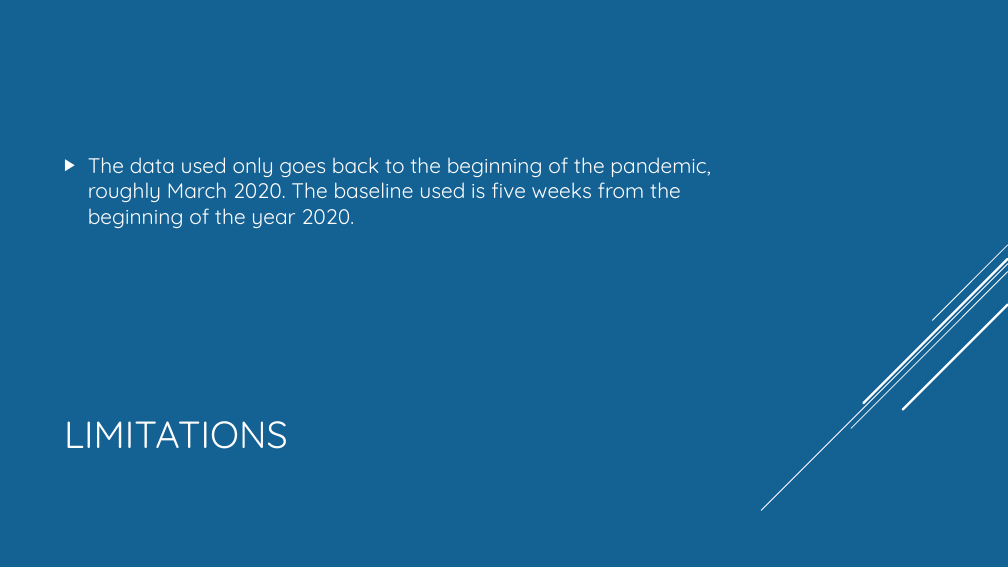
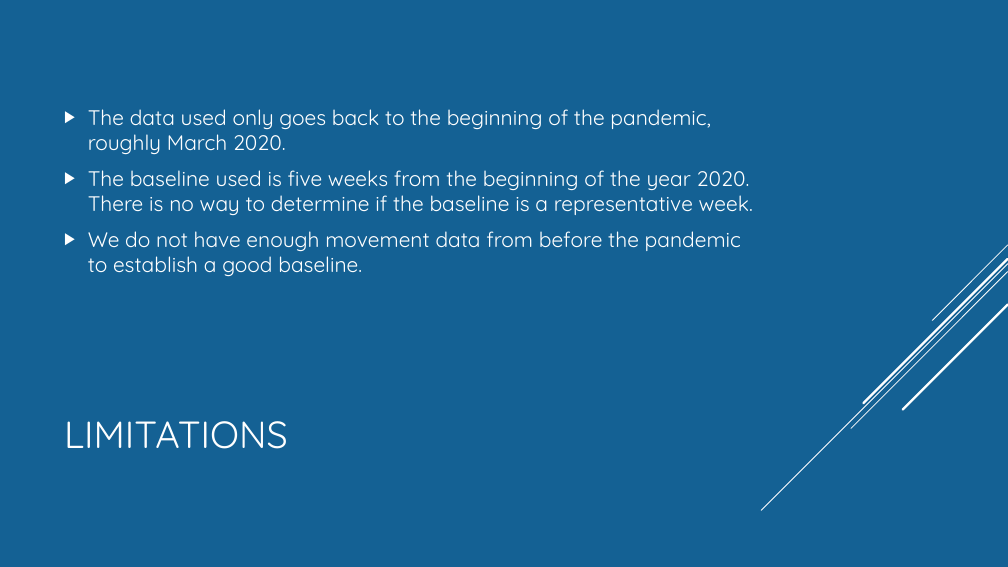
Before and after one commit to Munseaux/Pandemic-Movement, a slide deck: slide 4 of presentation.pptx. Drawn at 1008x567 pixels with LibreOffice and Linux fonts; fonts in the diff are those of the drawing. Boxes give left, top, right and bottom in pixels: in the first picture for what was removed or moved away, otherwise in the second. Text is boxed around its words. In the diff, an @@ line names an element or a change of style, - is before the commit and + after.

```diff
--- a/presentation.pptx
+++ b/presentation.pptx
@@ text at [88,109,753,276]: text changed @@
-▶ The data used only goes back to the beginning of the pandemic, roughly March 2020. The baseline used is five weeks from the beginning of the year 2020.
+▶ The data used only goes back to the beginning of the pandemic, roughly March 2020.
+▶ The baseline used is five weeks from the beginning of the year 2020. There is no way to determine if the baseline is a representative week.
+▶ We do not have enough movement data from before the pandemic to establish a good baseline.
```
Also in this commit, not shown: 1 other slide changed, 2 slides added, 1 slide removed.
